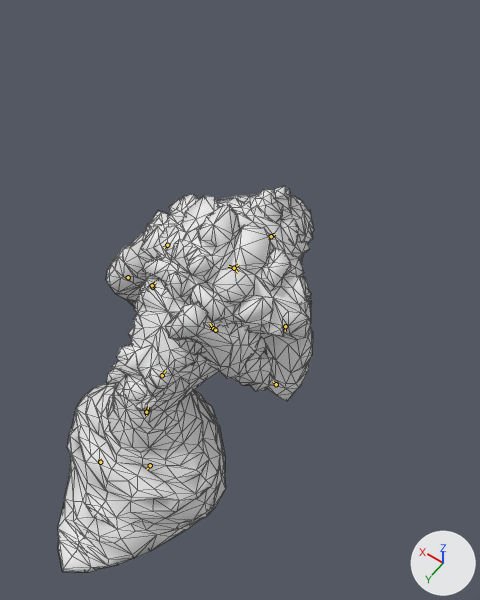
Renders of the Blender file assets-src/rooms/tavern/creature-clips/LavaSpawn.blend from each side of a commit.
One viewpoint serves both versions: a camera (50 mm lens) standing at (-0.844, 1.407, 2.24) and looking at (-0.101, 0.368, 0.607). The axes (+X, +Y, +Z) are drawn at lower right. The lights are the same throughout. The first picture is the older version. Both versions are drawn at frame 9 of the action 'SitSlap'; the numbers are the values there. The bones that bend it are drawn over the model as lines. Mesh edges are drawn as thin lines.

The first picture shows 'LavaSpawnSourceMesh'.
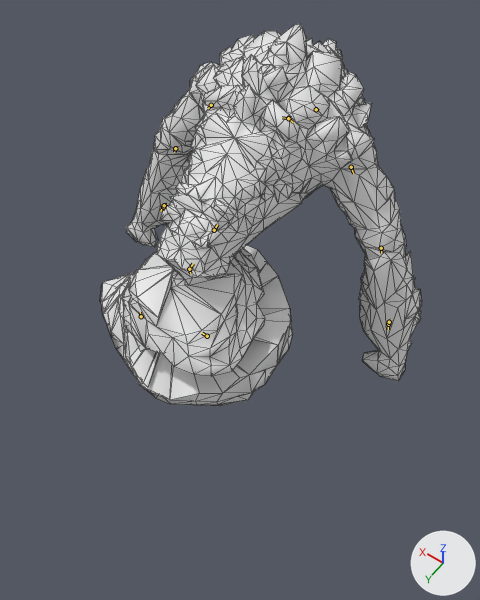
Changed parts and their boxes [x1, y1, x2, y2] in the pictures (480 x 600 px):
'LavaSpawnSourceMesh', posed (26% wider): before [58, 186, 314, 573]; after [100, 24, 422, 406]
bone 'master', root to tip: before (100, 462) to (99, 459); after (141, 316) to (140, 312)
bone 'tail1', root to tip: before (146, 412) to (146, 415); after (189, 269) to (190, 273)
bone 'tail2', root to tip: before (150, 465) to (146, 469); after (207, 336) to (202, 333)
bone 'spine', root to tip: before (146, 412) to (148, 406); after (189, 269) to (193, 263)
bone 'chest', root to tip: before (162, 375) to (165, 370); after (214, 230) to (217, 224)
bone 'neck', root to tip: before (234, 268) to (238, 264); after (288, 118) to (291, 117)
bone 'arm1.L', root to tip: before (167, 245) to (164, 247); after (211, 105) to (208, 108)
bone 'arm2.L', root to tip: before (128, 277) to (129, 278); after (175, 148) to (174, 152)
bone 'arm1.R', root to tip: before (285, 326) to (285, 331); after (351, 167) to (353, 173)
bone 'arm2.R', root to tip: before (276, 384) to (273, 381); after (381, 248) to (381, 253)

The edits, one by one:
Bone 'master' (bone_master) moves from (0.0, -0.034, 0.403) to (0.0, 0.415, 0.137).
Bone 'tail1' (bone_tail1) turns from (0, 0, 0) to (16, -132, -7) degrees about its own x, y and z.
Bone 'tail2' (bone_tail2) turns from (0, 0, 0) to (0, 0, 142) degrees about its own x, y and z.
Bone 'spine' (bone_spine) turns from (0, 0, 0) to (-20, 0, 0) degrees about its own x, y and z.
Bone 'chest' (bone_chest) turns from (0, -3, -5) to (10, 0, 0) degrees about its own x, y and z.
Bone 'neck' (bone_neck) turns from (0, 0, 0) to (-12, 0, 0) degrees about its own x, y and z.
Bone 'arm1.L' (bone_arm1_l) turns from (0, 0, 0) to (-1, -14, -20) degrees about its own x, y and z.
Bone 'arm2.L' (bone_arm2_l) turns from (0, 0, 0) to (-2, 14, 42) degrees about its own x, y and z.
Bone 'arm1.R' (bone_arm1_r) turns from (-22, -4, -22) to (-18, 14, 6) degrees about its own x, y and z.
Bone 'arm2.R' (bone_arm2_r) turns from (113, -82, 31) to (-41, -9, 13) degrees about its own x, y and z.
